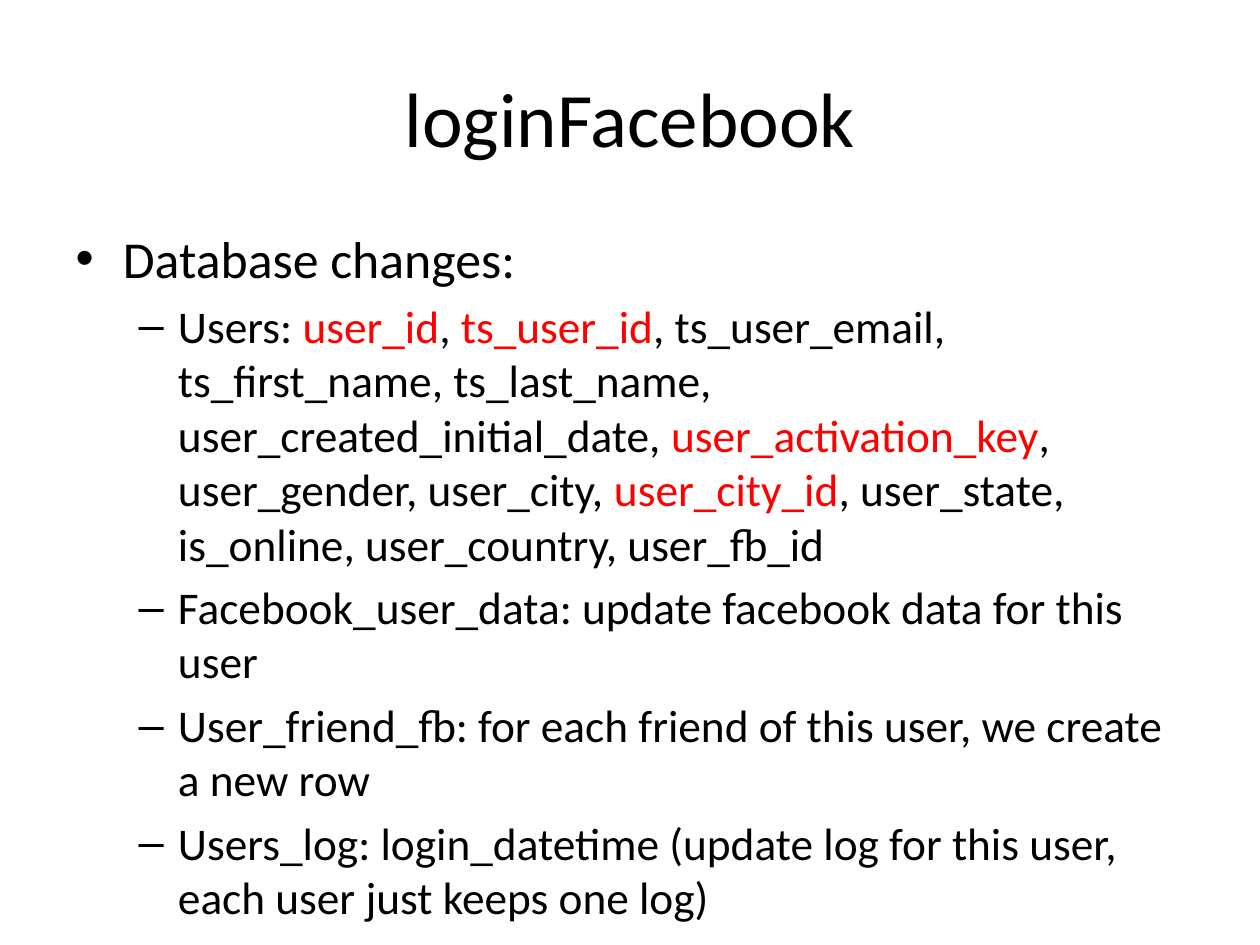
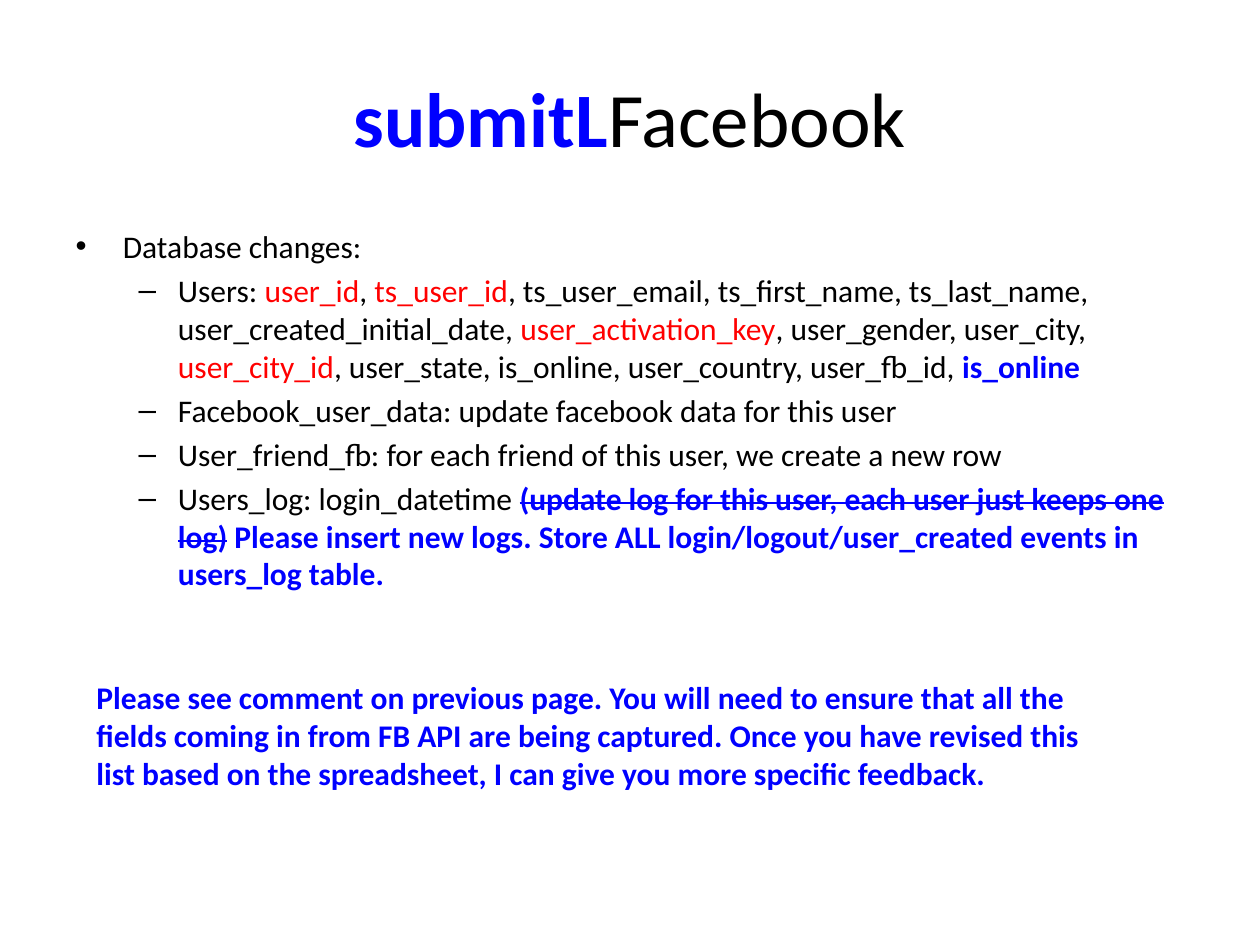
Before and after one commit to catalonia/mob, a slide deck: slide 4 of ws/WS Design Docs/API_Listing.pptx (slide 3 before the commit). Drawn at 1260x945 pixels with LibreOffice and Linux fonts; fonts in the diff are those of the drawing. Boxes give left, top, right and bottom in pixels: in the first picture for what was removed or moved away, otherwise in the second. Text is boxed around its words. In the diff, an @@ line names an element or a change of style, - is before the commit and + after.

Commit message:
Deepinder feedback on Signup/login/logout webservices

```diff
--- a/ws/WS Design Docs/API_Listing.pptx
+++ b/ws/WS Design Docs/API_Listing.pptx
@@ title at bbox=[354, 93, 906, 148]: text changed @@
-loginFacebook
+submitLFacebook
@@ text at bbox=[123, 236, 1001, 471]: size 29.6 to 18 pt in "Database changes:"; size 25.9 to 18 pt in "Facebook_user_data: update facebook data for this user", "User_friend_fb: for each friend of this user, ..."; less space between paragraphs @@
@@ text at bbox=[178, 280, 1088, 383]: text changed; size 25.9 to 18 pt @@
-  – Users: user_id, ts_user_id, ts_user_email, ts_first_name, ts_last_name, user_created_initial_date, user_activation_key, user_gender, user_city, user_city_id, user_state, is_online, user_country, user_fb_id
+  – Users: user_id, ts_user_id, ts_user_email, ts_first_name, ts_last_name, user_created_initial_date, user_activation_key, user_gender, user_city, user_city_id, user_state, is_online, user_country, user_fb_id, is_online
@@ text at bbox=[178, 487, 1164, 591]: text changed; size 25.9 to 18 pt; text colour #000000 to #0000FF; bold on @@
-  – Users_log: login_datetime (update log for this user, each user just keeps one log)
+  – Users_log: login_datetime (update log for this user, each user just keeps one log) Please insert new logs. Store ALL login/logout/user_created events in users_log table.
@@ text added at bbox=[96, 687, 1078, 791], 18 pt, text #0000FF, bold @@
+Please see comment on previous page. You will need to ensure that all the fields coming in from FB API are being captured. Once you have revised this list based on the spreadsheet, I can give you more specific feedback.
```
Also in this commit, not shown: 6 other slides changed, 1 slide added.
